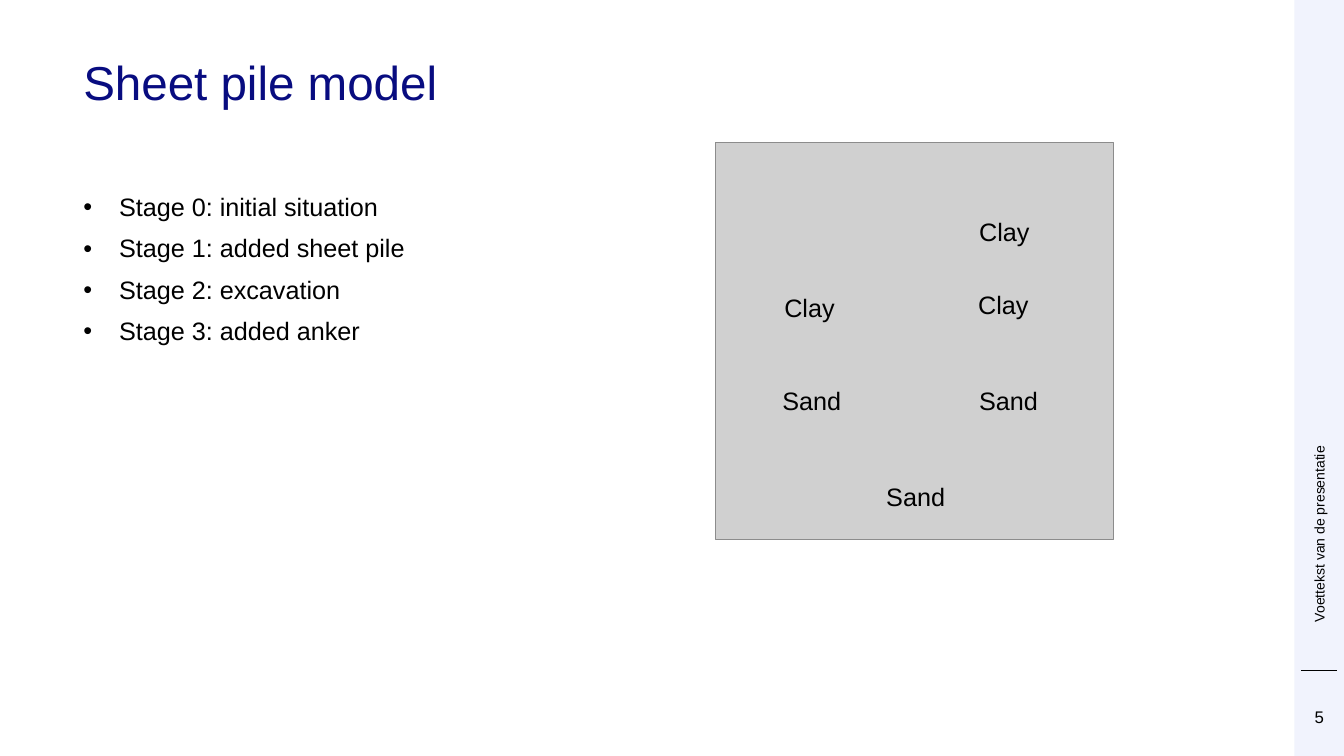
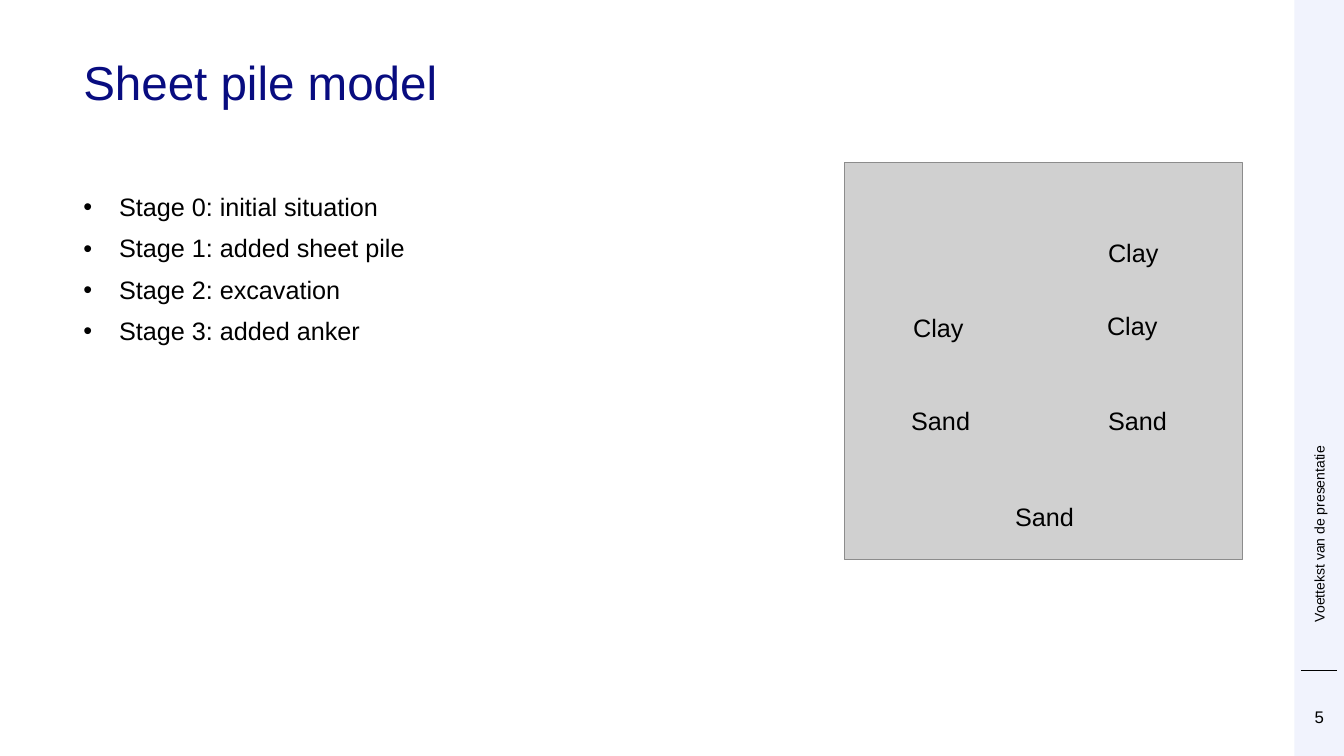
Before and after one commit to Deltares/ProbabilisticLibrary, a slide deck: slide 5 of sources/Deltares.Probabilistic.PWrapper.Examples/kratos/Prob Kratos DSD.pptx. Drawn at 1344x756 pixels with LibreOffice and Linux fonts; fonts in the diff are those of the drawing; grey boxes stand for pictures; background and template pictures are left out. Boxes give left, top, right and bottom in pixels: in the first picture for what was removed or moved away, otherwise in the second. Text is boxed around its words. In the diff, an @@ line names an element or a change of style, - is before the commit and + after.

```diff
--- a/sources/Deltares.Probabilistic.PWrapper.Examples/kratos/Prob Kratos DSD.pptx
+++ b/sources/Deltares.Probabilistic.PWrapper.Examples/kratos/Prob Kratos DSD.pptx
@@ 6 texts, 1 picture: place and size @@
-6 texts, 1 picture at bbox=[716, 142, 1114, 539]
+6 texts, 1 picture at bbox=[845, 163, 1243, 561]
```
Also in this commit, not shown: 3 other slides changed, 2 slides added, 1 other file.
